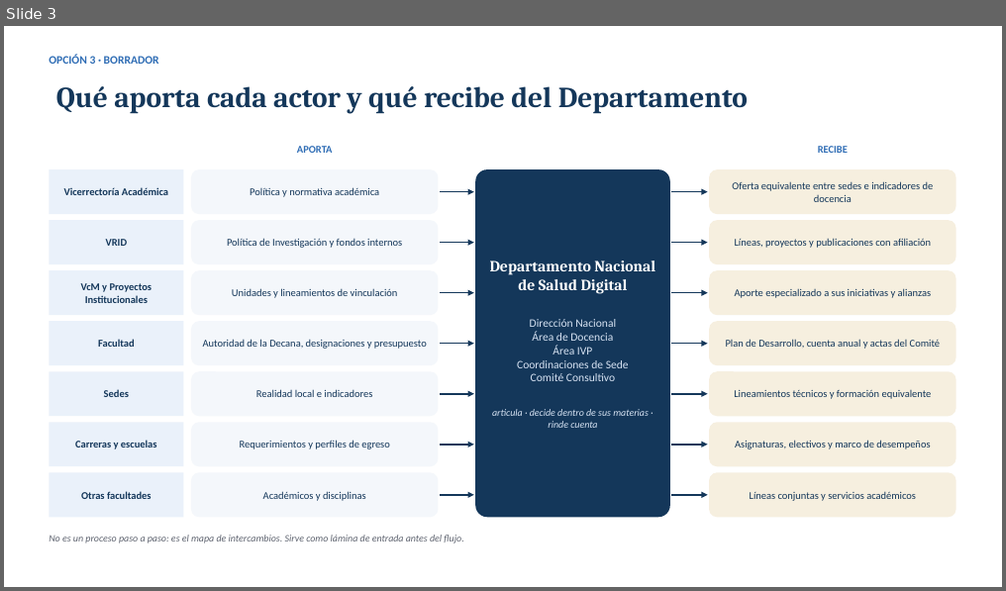
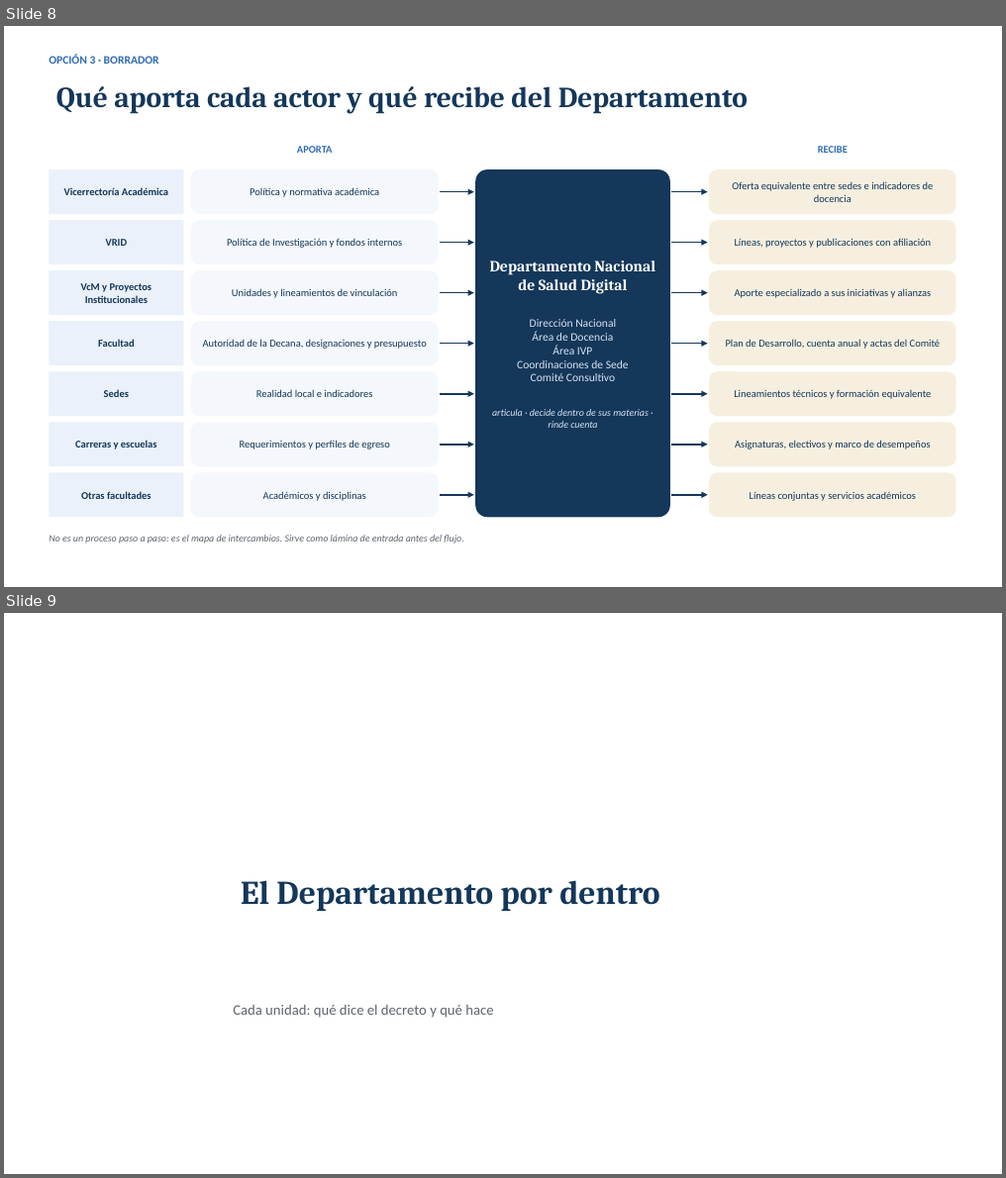
Before and after one commit to estefafro/CFSD, a slide deck: entregables/2026-11-14-presentacion-vicerrector/presentacion-vicerrector-borrador.pptx. Shown one above the other, each under a label of ours: slide 3 before the commit, slides 8 and 9 after it. The pictures are 1006x591 and 1006x1178 pixels, drawn with LibreOffice and Linux fonts; fonts in the diff are those of the drawing; background and template pictures are left out. Boxes give left, top, right and bottom in pixels: in the first picture for what was removed or moved away, otherwise in the second. Text is boxed around its words. In the diff, an @@ line names an element or a change of style, - is before the commit and + after.

```diff
--- a/entregables/2026-11-14-presentacion-vicerrector/presentacion-vicerrector-borrador.pptx
+++ b/entregables/2026-11-14-presentacion-vicerrector/presentacion-vicerrector-borrador.pptx
@@ slide 9 added at [4,613,1002,1174], background picture (left out) @@
@@ title added at [241,880,660,911], 32 pt, text #14375A, bold @@
+El Departamento por dentro
@@ text added at [233,1005,493,1018], 14 pt, text #5F6470 @@
+Cada unidad: qué dice el decreto y qué hace
@@ what was slide 3 is now slide 8 @@
```
Also in this commit, not shown: 6 other slides added, 2 other files.
